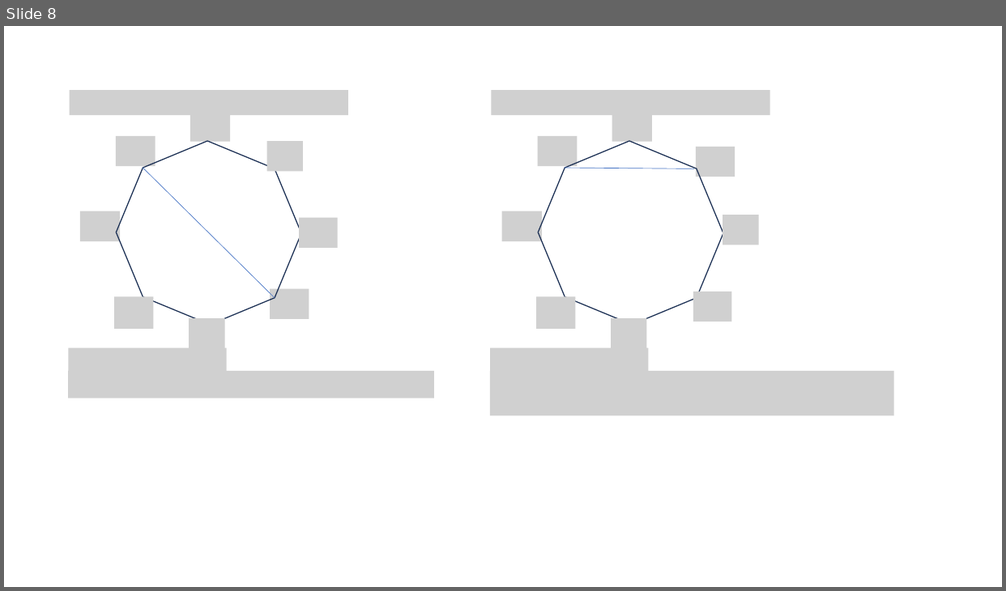
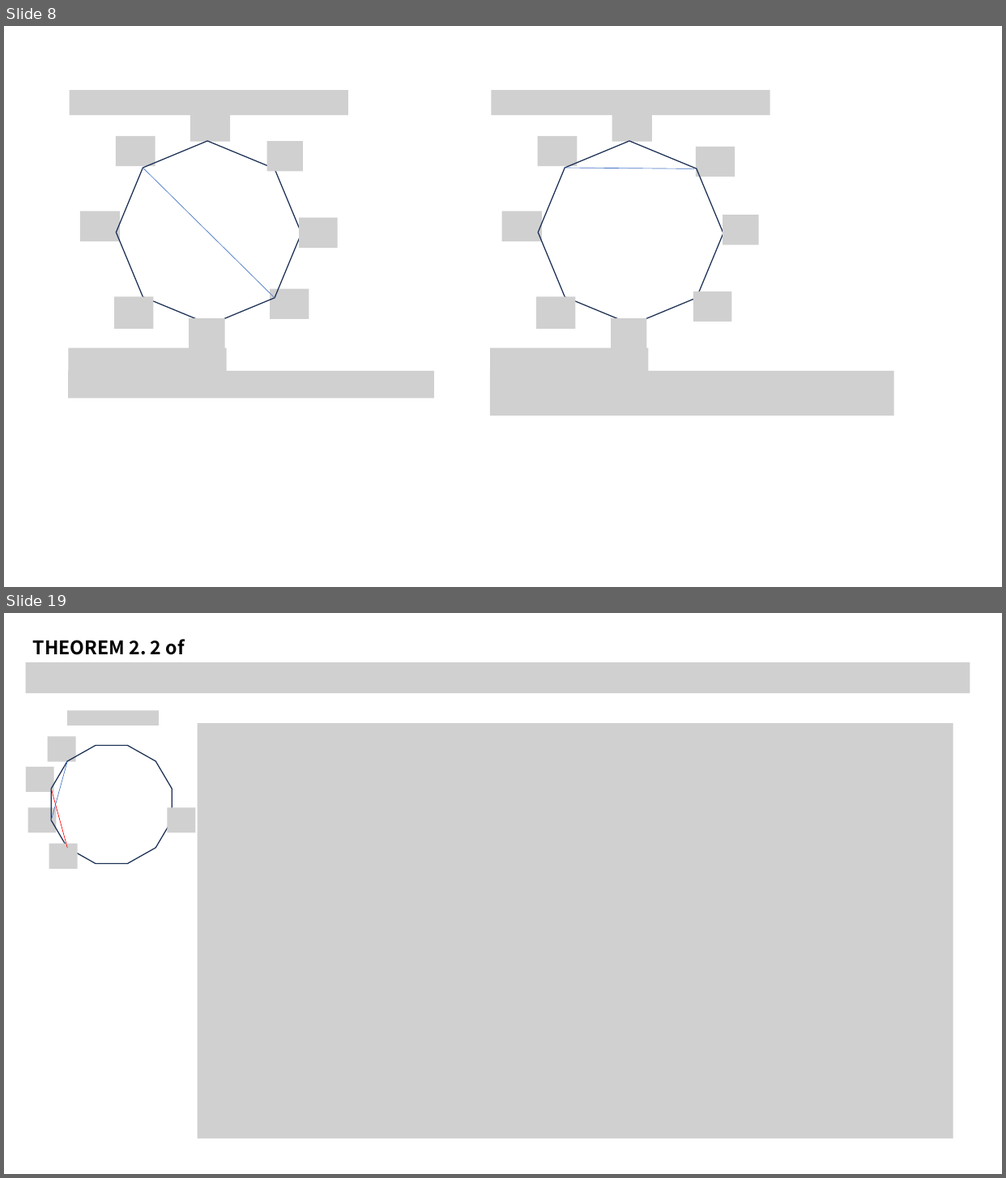
Before and after one commit to kimjiil/kimjiil.github.io, a slide deck: assets/images/2023-08-16-algorithm_study_00/HuShing 그림자료.pptx. Shown one above the other, each under a label of ours: slide 8 before the commit, slides 8 and 19 after it; the slides between them are not shown. The pictures are 1006x591 and 1006x1178 pixels, drawn with LibreOffice and Linux fonts; fonts in the diff are those of the drawing; grey boxes stand for pictures. Boxes give left, top, right and bottom in pixels: in the first picture for what was removed or moved away, otherwise in the second. Text is boxed around its words. In the diff, an @@ line names an element or a change of style, - is before the commit and + after.

```diff
--- a/assets/images/2023-08-16-algorithm_study_00/HuShing 그림자료.pptx
+++ b/assets/images/2023-08-16-algorithm_study_00/HuShing 그림자료.pptx
@@ slide 19 added at box(4, 613, 1002, 1174), background #FFFFFF @@
@@ text added at box(33, 639, 185, 655), 18 pt, text #000000, bold @@
+THEOREM 2. 2 of
@@ picture added at box(26, 662, 970, 693) @@
@@ picture added at box(68, 710, 159, 726) @@
@@ picture added at box(197, 723, 953, 1139) @@
@@ picture added at box(48, 736, 76, 762) @@
@@ dodecagon added at box(51, 746, 172, 864), outline #1E3256 1 pt @@
@@ picture added at box(26, 767, 54, 793) @@
@@ line added from (68, 761) to (51, 820), #4472C4 0.5 pt @@
@@ line added from (68, 848) to (51, 789), #FF0000 0.5 pt @@
@@ picture added at box(28, 807, 57, 833) @@
@@ picture added at box(167, 807, 196, 833) @@
@@ picture added at box(49, 844, 78, 869) @@
```
Also in this commit, not shown: 21 other slides added.
